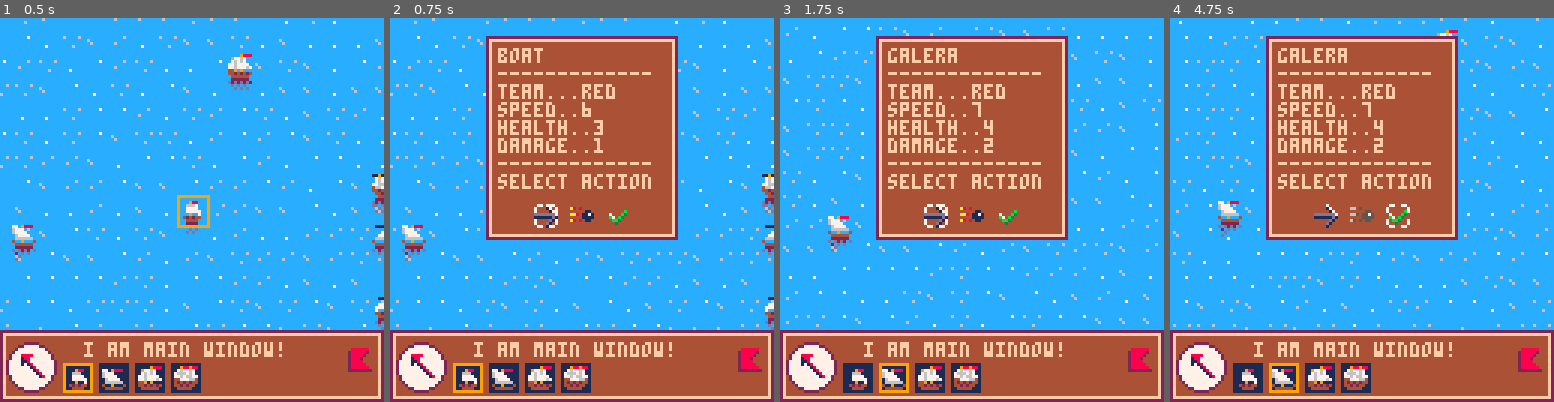
Above: before the commit, frames 1-4 (left to right).
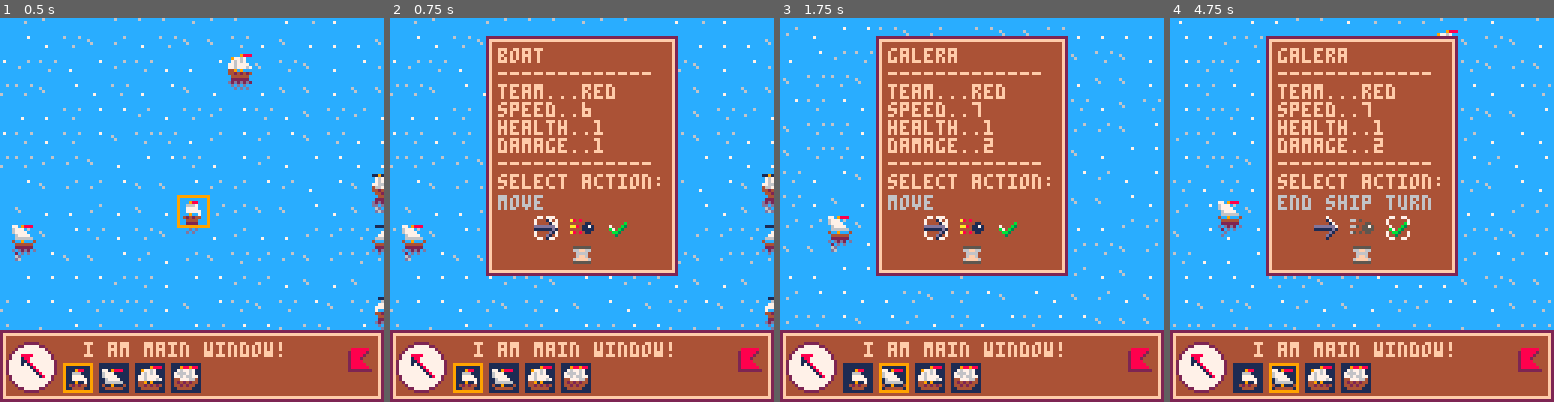
Above: after the commit, the same moments.

Repository: AndreyMakuhin/Admiral
Game: PICO-8 cartridge admiral.p8
The game is run twice, just before and just after one commit, with the same random seed, the same clock (stepped at 60 frames per second) and the same inputs.
Inputs (mouse positions are in pixels of both pictures, inside the frame that each line leads up to):
- Up to frame 1 (0.5 s): tap X (X key) at 0.33 s
- Up to frame 2 (0.75 s): click (670, 121) at 0.67 s; tap O (Z key) at 0.7 s
- Up to frame 3 (1.75 s): tap X (X key) at 1.07 s; click (826, 267) at 1.22 s; hold Right from 1.6 s (still down); tap O (Z key) at 1.7 s
- Up to frame 4 (4.75 s): click (1277, 114) at 1.77 s; tap X (X key) at 1.85, 2.97, 4.08 s; release Right at 2.1 s; tap O (Z key) every 0.4 s from 2.1 to 4.5 s; hold Up 2.15-2.42 s; click (1342, 259) at 2.32 s; hold Right 2.47-3.03 s; click (1404, 106) at 2.87 s; hold Left 3.08-3.58 s; click (1465, 256) at 3.42 s; hold Down 3.63-3.97 s; click (1231, 102) at 3.97 s; hold Right 4.02-4.68 s; click (1292, 248) at 4.52 s; hold Up from 4.73 s (still down)

Frame 1 is identical in both runs. In frame 2, 6.4% of the frame differs, in the area x 25-75%, y 26-68%; in frame 3, 6.5%; in frame 4, 6.8%.

Commit message:
end turn of all team

Diff:
--- a/admiral.p8
+++ b/admiral.p8
@@ -81,7 +81,8 @@
 		x = _x,
 		y = _y,
 		spd = adder==0 and 9 or 5+adder,
-		hp = adder==0 and 6 or 2+adder,
+		--hp = adder==0 and 6 or 2+adder,
+		hp=1,
 		name = names[(i-1)%4+1],--for test
 		fire_dist = 5+adder,
 		damage=adder==0 and 4 or adder,
@@ -200,12 +201,18 @@
 end
 
 function update_action_select()
+	local oldchose=choose
 	if btnp(1) then
 		sfx(0)
 		choose = (choose+1)%3
 	elseif btnp(0) then
 		sfx(0)
 		choose = (choose-1)%3
+	elseif btnp(3) and choose ~= 3 then
+		oldchoose=choose
+		choose=3
+	elseif btnp(2) and choose == 3 then
+		choose=oldchoose
 	elseif btnp(4) then
 		if choose == 0 then
 			if flot[sel].can_move then
@@ -230,12 +237,24 @@
 			else
 				sfx(5)
 			end
-		else
+		elseif choose==2 then
 			sfx(1)
 			flot[sel].can_move=false
 			flot[sel].can_fire=false
 			del(wndws,cw)
 			next_ship()
+			_upd=update_select
+			_drw=draw_select
+		elseif choose==3 then
+			sfx(1)
+			del(wndws,cw)
+			for s in all(flot) do
+				if s.team==turn then
+					s.can_move=false
+					s.can_fire=false
+				end
+			end
+			change_turn()
 			_upd=update_select
 			_drw=draw_select
 		end
@@ -435,6 +454,7 @@
 			local c_y = peek2(0x5f2a)
 			clip(s.x*8-c_x,s.y*8-c_y,8,8)
 			spr(s.id,(s.x+s.ox)*8,(s.y+s.oy)*8,1,1,flp)
+			clip()
 		else
 			spr(s.id,(s.x+s.ox)*8,(s.y+s.oy)*8,1,1,flp)
 		end
@@ -480,13 +500,29 @@
 function draw_action_select()
 	local c_x = peek2(0x5f28)
 	local c_y = peek2(0x5f2a)
+	local _txt=""
 	local x1,y1 = c_x+cw.x+16,
-	c_y+cw.y+cw.h-12
+	c_y+cw.y+cw.h-20
 	local x2 = x1 + 12
-	local rx = x1 + choose*12
+	local rx,ry = x1 + choose*12,y1
+	if choose==3 then
+		rx=x2
+		ry+=9
+	end
 	local s = flot[sel]
 	--rectfill2(x1-2,y1-2,36,12,9)
 	--rectfill2(x1-1,y1-1,34,10,4)
+	if choose==0 then
+		_txt="move"
+	elseif choose==1 then
+		_txt="fire"
+	elseif choose==2 then
+		_txt="end ship turn"
+	elseif choose==3 then
+		_txt="end all turns"
+	end
+
+	print(_txt,x1-12,y1-7,6)
 
 	if s.can_move then
 		spr(237,x1,y1)
@@ -498,8 +534,9 @@
 	else
 		spr(235,x2,y1)
 	end
-	spr(239,rx,y1)
+	spr(239,rx,ry)
 	spr(221,x2+12,y1)
+	spr(220,x2,y1+9)
 end
 
 function draw_move_select()
@@ -573,17 +610,20 @@
 	local team_spr = turn==0 and 205 or 206
 	spr(team_spr,116+c_x,110+c_y)
 	for i=1,f_size*2 do
+
 		local s=flot[i]
-		local j=i<=f_size and i or i-f_size
-		if s.team==turn then
-			rectfill2(9+j*12+c_x,115+c_y,10,10,1)
-			pal(11,s.team==0 and 8 or 12)
-			spr(s.id,10+j*12+c_x,116+c_y)
-			pal()
-			if sel==i then
-			rect(9+j*12+c_x,115+c_y,
-			9+j*12+c_x+9,115+c_y+9,9)
-				--spr(236,10+j*12+c_x,116+c_y)
+		if s then
+			local j=i<=f_size and i or i-f_size
+			if s.team==turn then
+				rectfill2(9+j*12+c_x,115+c_y,10,10,1)
+				pal(11,s.team==0 and 8 or 12)
+				spr(s.id,10+j*12+c_x,116+c_y)
+				pal()
+				if sel==i then
+					rect(9+j*12+c_x,115+c_y,
+					9+j*12+c_x+9,115+c_y+9,9)
+						--spr(236,10+j*12+c_x,116+c_y)
+				end
 			end
 		end
 	end
@@ -673,7 +713,7 @@
 	ship = flot[sel]
 	local camera_x = peek2(0x5f28)
 	local camera_y = peek2(0x5f2a)
-	cw = addwnd(32,6,64,68,
+	cw = addwnd(32,6,64,80,
 	{""..ship.name,
 		"-------------",
 		"team..."..(ship.team==0 and "red" or "blue"),
@@ -681,7 +721,7 @@
 		"health.."..ship.hp,
 		"damage.."..ship.damage,
 		"-------------",
-	"select action"})
+	"select action:"})
 	choose = 0
 end
 
@@ -759,16 +799,18 @@
 		 	s.can_fire=true
 		 end
 		end
+		turn = (turn+1)%2
 		if not chek_loose() then
-			turn = (turn+1)%2
-		end
-		sel=0
-		repeat
-			sel+=1
-		until flot[sel].team==turn
-		cam_ox,cam_oy=0,0
-		cam_sx,cam_sy=cam_x,cam_y
-		cam_x,cam_y=flot[sel].x,flot[sel].y
+			sel=0
+			repeat
+				sel+=1
+			until flot[sel] and flot[sel].team==turn
+			cam_ox,cam_oy=0,0
+			cam_sx,cam_sy=cam_x,cam_y
+			cam_x,cam_y=flot[sel].x,flot[sel].y
+		else
+			turn=(turn+1)%2
+		end
 	end
 end
 
@@ -939,12 +981,12 @@
 00000000000000000000000000000000000000000000000000000000000000000000000000000000000000000000000000000000288888801cccccc000000000
 00000000000000000000000000000000000000000000000000000000000000000000000000000000000000000000000000000000222222221111111100000000
 00000000000000000000000000000000000000000000000000000000000000000000000000000000000000000000000000000000000000000000000000000000
-00000000000000000000000000000000000000000000000000000000000000000000000000000000000000000000000000000000000000000000000000000000
-00000000000000000000000000000000000000000000000000000000000000000000000000000000000000000000000000000000000000b00009900000666d00
-0000000000000000000000000000000000000000000000000000000000000000000000000000000000000000000000000000000007000b300049f900006dd100
-000000000000000000000000000000000000000000000000000000000000000000000000000000000000000000000000000000000b70b30000449900006dd100
-0000000000000000000000000000000000000000000000000000000000000000000000000000000000000000000000000000000000bb30000004400000d11100
-00000000000000000000000000000000000000000000000000000000000000000000000000000000000000000000000000000000000300000000000000000000
+00000000000000000000000000000000000000000000000000000000000000000000000000000000000000000000000005555550000000000000000000000000
+000000000000000000000000000000000000000000000000000000000000000000000000000000000000000000000000066ff660000000b00009900000666d00
+0000000000000000000000000000000000000000000000000000000000000000000000000000000000000000000000000066660007000b300049f900006dd100
+000000000000000000000000000000000000000000000000000000000000000000000000000000000000000000000000006ff6000b70b30000449900006dd100
+00000000000000000000000000000000000000000000000000000000000000000000000000000000000000000000000006ffff6000bb30000004400000d11100
+00000000000000000000000000000000000000000000000000000000000000000000000000000000000000000000000005555550000300000000000000000000
 00000000000000000000000000000000000000000000000000000000000000000000000000000000000000000000000000000000000000000000000000000000
 00000000000000000000000000000000000000000000000000000000000000000000000000000000000070000000000077000077000070000000000007700770
 0000000000000000000000000000000000000000000000000000000000000000000000000000000000005700660500007000000700001700a808000070000007
